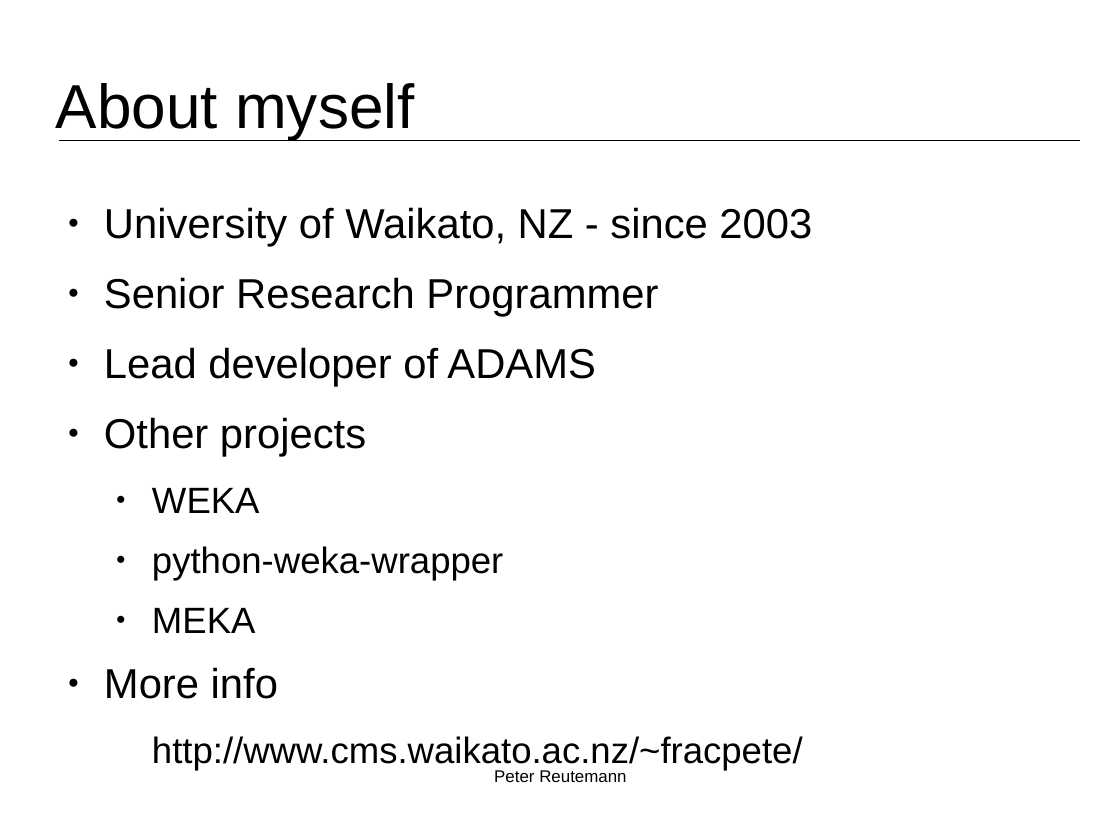
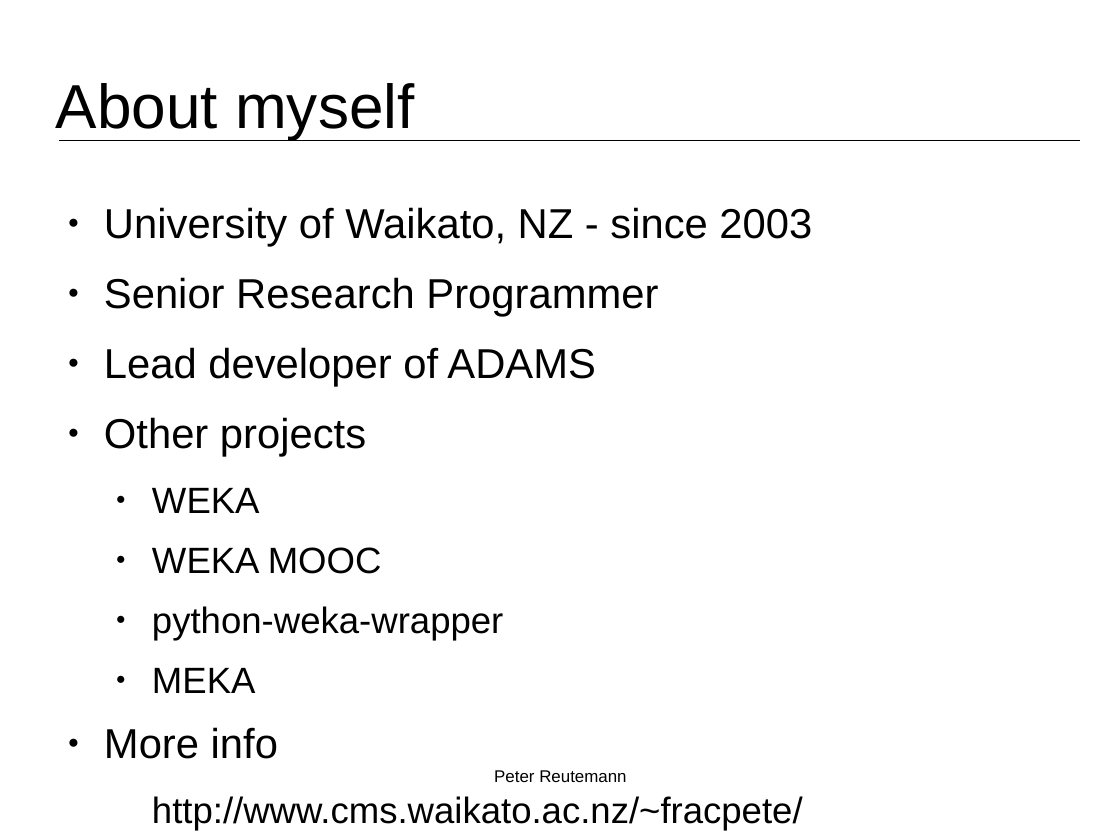
Before and after one commit to fracpete/kuching-2015, a slide deck: slide 2 of 1_intro/kuching2015_intro.odp. Drawn at 1120x840 pixels with LibreOffice and Linux fonts; fonts in the diff are those of the drawing; background and template pictures are left out. Boxes give left, top, right and bottom in pixels: in the first picture for what was removed or moved away, otherwise in the second. Text is boxed around its words. In the diff, an @@ line names an element or a change of style, - is before the commit and + after.

```diff
--- a/1_intro/kuching2015_intro.odp
+++ b/1_intro/kuching2015_intro.odp
@@ text at (152,547,382,574): paragraph added @@
+  ● WEKA MOOC
```
Also in this commit, not shown: 1 other slide changed, 2 other files.
